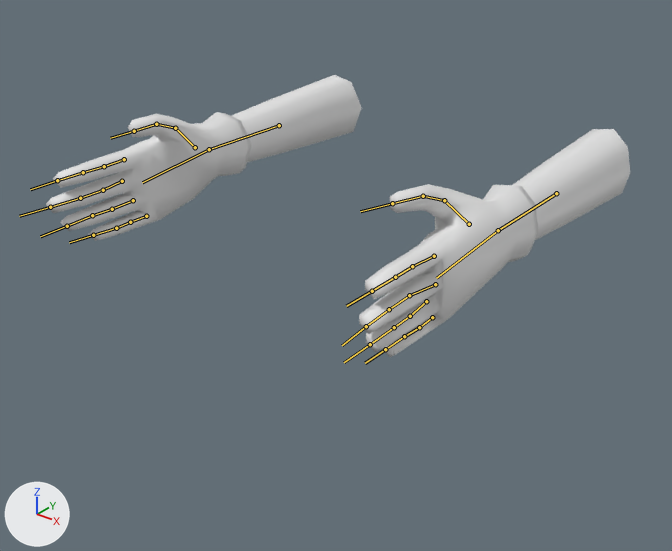
An edit to the FBX model JAM2021/Assets/Models/LaJamHand.fbx, drawn before and after from the same camera.
Before and after are seen from a camera (50 mm lens) standing at (1.408, -1.559, 1.158) and looking at (-0.008, 0.21, 0.061). Arrows for +X, +Y and +Z are at lower left; the lights stay in place. The bones that bend it are drawn over the model as lines.

In view in the first picture: 'Hands'.
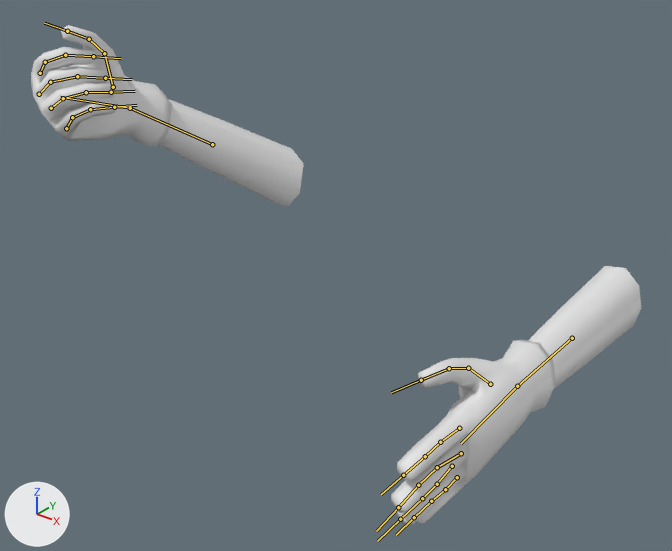
The newer file adds an action. The first version stands in its rest pose; the second is drawn at frame 6 of the action 'metarig|WeaponAttack'.

Boxes [x1, y1, x2, y2] around the edits, measured in the pictures (672 x 551 px):
'Hands', posed (77% taller)
    before: [46, 75, 630, 357]
    after: [31, 25, 641, 526]
bone 'forearm.L', root to tip
    before: (556, 193) to (498, 230)
    after: (572, 338) to (517, 386)
bone 'forearm.R', root to tip
    before: (279, 125) to (209, 149)
    after: (212, 144) to (130, 108)
bone 'hand.R', root to tip
    before: (209, 149) to (142, 182)
    after: (130, 108) to (60, 97)
bone 'f_index.01.R', root to tip
    before: (124, 159) to (104, 166)
    after: (40, 73) to (45, 62)
bone 'f_index.02.R', root to tip
    before: (104, 166) to (83, 172)
    after: (45, 62) to (65, 55)
bone 'f_index.03.R', root to tip
    before: (83, 172) to (57, 180)
    after: (65, 55) to (93, 56)
bone 'thumb.01.R', root to tip
    before: (195, 147) to (175, 128)
    after: (113, 87) to (104, 53)
bone 'thumb.02.R', root to tip
    before: (175, 128) to (156, 124)
    after: (104, 53) to (89, 39)
bone 'thumb.03.R', root to tip
    before: (156, 124) to (134, 131)
    after: (89, 39) to (67, 31)
bone 'f_middle.01.R', root to tip
    before: (122, 181) to (103, 190)
    after: (39, 94) to (50, 82)
bone 'f_middle.02.R', root to tip
    before: (103, 190) to (80, 198)
    after: (50, 82) to (77, 76)
bone 'f_middle.03.R', root to tip
    before: (80, 198) to (50, 207)
    after: (77, 76) to (105, 78)
bone 'f_ring.01.R', root to tip
    before: (133, 200) to (112, 209)
    after: (51, 108) to (63, 98)
bone 'f_ring.02.R', root to tip
    before: (112, 209) to (92, 215)
    after: (63, 98) to (86, 92)
bone 'f_ring.03.R', root to tip
    before: (92, 215) to (67, 226)
    after: (86, 92) to (111, 92)
bone 'f_pinky.01.R', root to tip
    before: (146, 216) to (130, 222)
    after: (66, 128) to (72, 117)
bone 'f_pinky.02.R', root to tip
    before: (130, 222) to (116, 228)
    after: (72, 117) to (90, 109)
bone 'f_pinky.03.R', root to tip
    before: (116, 228) to (93, 235)
    after: (90, 109) to (114, 107)

The change in detail:
Bone 'forearm.L' (bone_forearm_l) moves from (0.0, 0.0, 0.0) to (-0.1, 0.002, -0.382).
Bone 'forearm.R' (bone_forearm_r) moves from (0.0, 0.0, 0.0) to (0.182, 0.115, -0.061).
Bone 'forearm.R' (bone_forearm_r) turns from (0, 0, 0) to (44, 40, 13) degrees about its own x, y and z.
Bone 'hand.R' (bone_hand_r) turns from (0, 0, 0) to (-15, -5, 11) degrees about its own x, y and z.
Bone 'f_index.01.R' (bone_f_index_01_r) turns from (0, 0, 0) to (61, -12, -1) degrees about its own x, y and z.
Bone 'f_index.02.R' (bone_f_index_02_r) turns from (0, 0, 0) to (52, 7, 0) degrees about its own x, y and z.
Bone 'f_index.03.R' (bone_f_index_03_r) turns from (0, 0, 0) to (49, 2, 2) degrees about its own x, y and z.
Bone 'thumb.01.R' (bone_thumb_01_r) turns from (0, 0, 0) to (15, 6, -24) degrees about its own x, y and z.
Bone 'thumb.02.R' (bone_thumb_02_r) turns from (0, 0, 0) to (4, 18, 12) degrees about its own x, y and z.
Bone 'thumb.03.R' (bone_thumb_03_r) turns from (0, 0, 0) to (-3, 33, 12) degrees about its own x, y and z.
Bone 'f_middle.01.R' (bone_f_middle_01_r) turns from (0, 0, 0) to (66, -2, 3) degrees about its own x, y and z.
Bone 'f_middle.02.R' (bone_f_middle_02_r) turns from (0, 0, 0) to (68, 0, 0) degrees about its own x, y and z.
Bone 'f_middle.03.R' (bone_f_middle_03_r) turns from (0, 0, 0) to (42, 0, 0) degrees about its own x, y and z.
Bone 'f_ring.01.R' (bone_f_ring_01_r) turns from (0, 0, 0) to (82, -4, 9) degrees about its own x, y and z.
Bone 'f_ring.02.R' (bone_f_ring_02_r) turns from (0, 0, 0) to (56, 0, 0) degrees about its own x, y and z.
Bone 'f_ring.03.R' (bone_f_ring_03_r) turns from (0, 0, 0) to (32, 0, 0) degrees about its own x, y and z.
Bone 'f_pinky.01.R' (bone_f_pinky_01_r) turns from (0, 0, 0) to (76, 4, 11) degrees about its own x, y and z.
Bone 'f_pinky.02.R' (bone_f_pinky_02_r) turns from (0, 0, 0) to (46, 0, 0) degrees about its own x, y and z.
Bone 'f_pinky.03.R' (bone_f_pinky_03_r) turns from (0, 0, 0) to (46, 0, 0) degrees about its own x, y and z.
